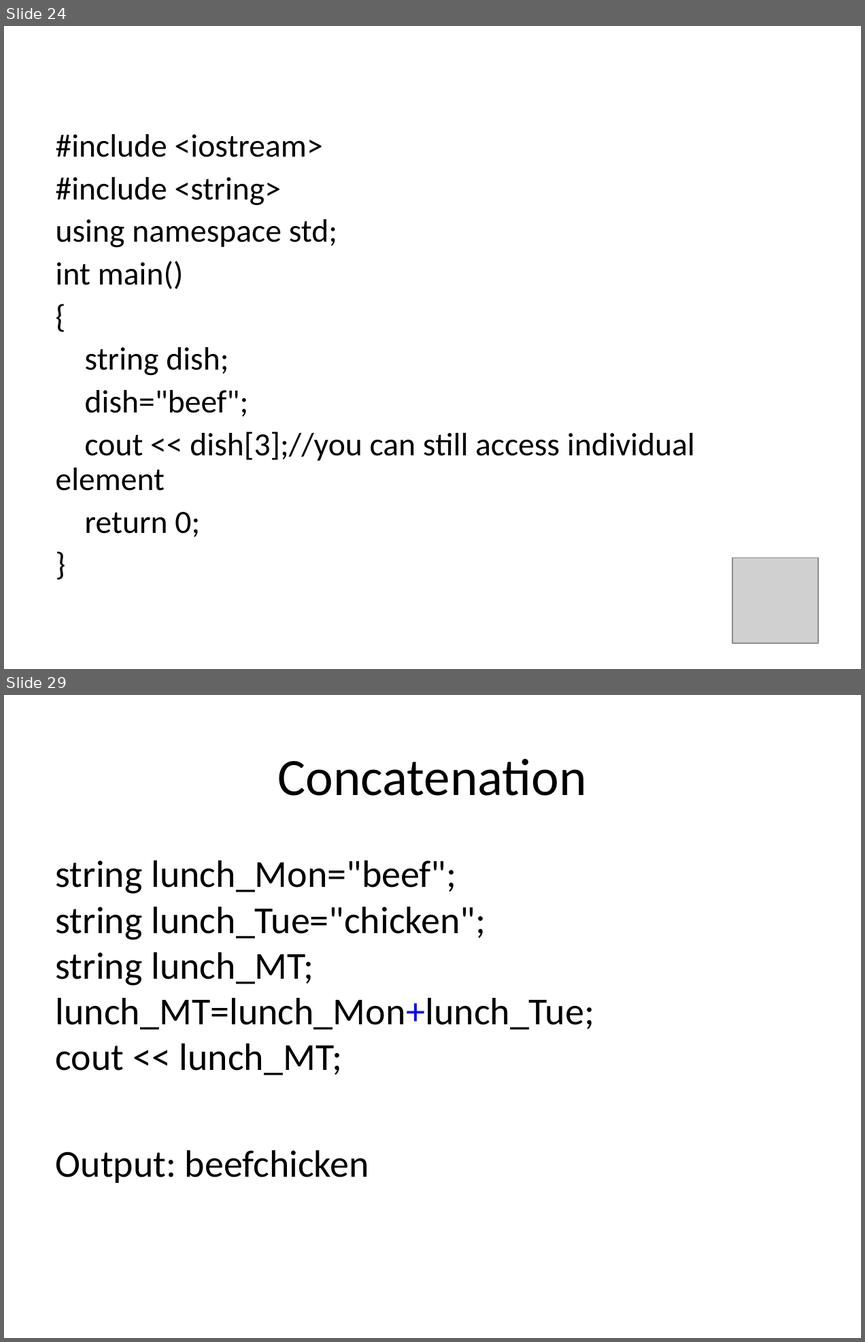
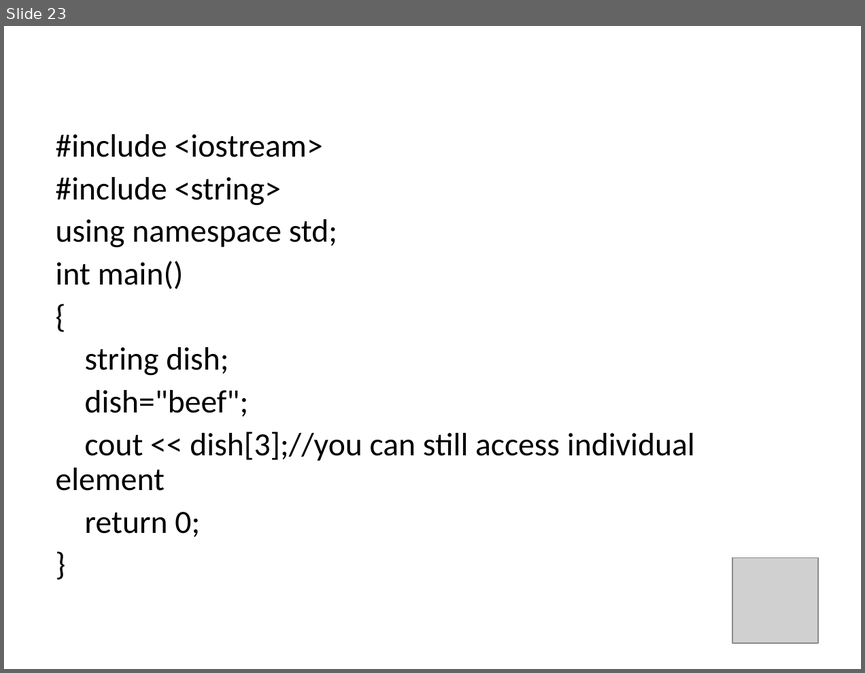
Before and after one commit to bwkeller/Computational_Physics, a slide deck: Slides/03_Arrays_Strings.odp. Shown one above the other, each under a label of ours: slides 24 and 29 before the commit, slide 23 after it; the slides between them are not shown. The pictures are 865x1342 and 865x673 pixels, drawn with LibreOffice and Linux fonts; fonts in the diff are those of the drawing; grey boxes stand for pictures. Boxes give left, top, right and bottom in pixels: in the first picture for what was removed or moved away, otherwise in the second. Text is boxed around its words. In the diff, an @@ line names an element or a change of style, - is before the commit and + after.

```diff
--- a/Slides/03_Arrays_Strings.odp
+++ b/Slides/03_Arrays_Strings.odp
@@ slide 29 removed at box(4, 695, 861, 1338), background #FFFFFF @@
@@ title removed at box(278, 758, 587, 796) @@
-Concatenation
@@ text removed at box(56, 860, 594, 1183) @@
-string lunch_Mon="beef";
-string lunch_Tue="chicken";
-string lunch_MT;
-lunch_MT=lunch_Mon+lunch_Tue;
-cout << lunch_MT;
-Output: beefchicken
@@ what was slide 24 is now slide 23 @@
```
Also in this commit, not shown: 3 slides changed, 8 other slides removed, 3 other files.
